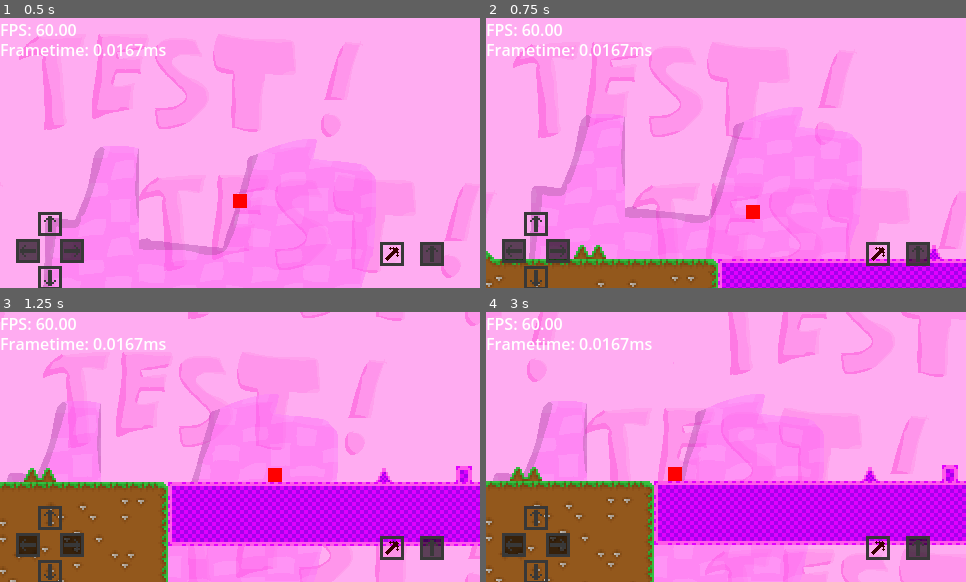
Above: before the commit, frames 1-4 (two rows, left to right).
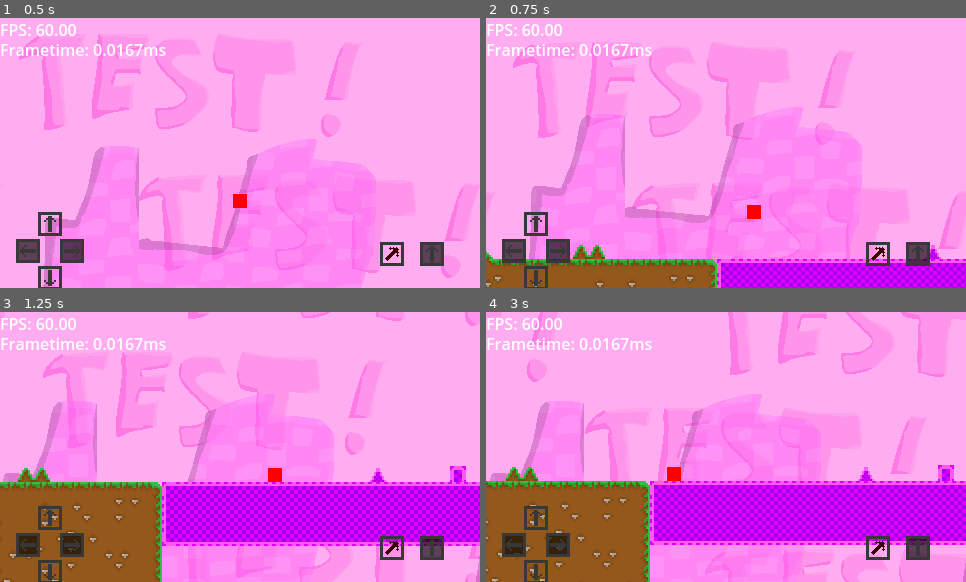
Above: after the commit, the same moments.

Repository: SanekGamer007/GodotPlatformer
Game: Godot game, scene res://Maps/test_map/test_map.tscn
Same seed, same stepped clock (60 frames per second), same inputs: the game is played once before the commit and once after it.
Inputs (mouse positions are in pixels of both pictures, inside the frame that each line leads up to):
- Up to frame 1 (0.5 s): no input
- Up to frame 2 (0.75 s): tap Enter (ui_accept) at 0.5 s; move the mouse to (831, 139) at 0.52 s; hold Right (ui_right) from 0.53 s (still down); tap Shift (dash) at 0.6 s; click (831, 139) at 0.67 s
- Up to frame 3 (1.25 s): keep holding Right (ui_right); tap Enter (ui_accept) at 0.77 s
- Up to frame 4 (3 s): release Right (ui_right) at 1.25 s; drag from (630, 460) to (764, 474) at 1.27 s; move the mouse to (774, 387) at 2.02 s; hold Left (ui_left) 2.03-2.75 s; tap Shift (dash) at 2.1 s; drag from (702, 501) to (582, 406) at 2.77 s

Frame 1 is identical in both runs. In frame 2, 1.7% of the frame differs, in the area x 0-100%, y 69-100%; in frame 3, 11%; in frame 4, 17%, in the area x 0-100%, y 30-100%.

Commit message:
fixed dashing.

Diff:
--- a/Objects/player/player.gd
+++ b/Objects/player/player.gd
@@ -8,7 +8,7 @@
 @export var mv_INITIAL_JUMP_HEIGHT: int = 120 ## Lowest Jump force.
 @export var mv_ADDITIONAL_JUMP_HEIGHT: int = 480 ## Highest Jump force.
 @export var mv_CELERATION_STEPS: int = 12 ## How much steps does it require for the player to come to stop / to full speed.
-@export var mv_DASHSPEED: Vector2 = Vector2(180, 220) ## WIP
+@export var mv_DASHSPEED: Vector2 = Vector2(200, 220) ## WIP
 @export var mv_SPEED_REDUCTION_RATE: int = 16 ## WIP
 @export var mv_SPEED_REDUCTION_RATE_AIR: int = 4 ## WIP
 var mv_ACCELERATION: int = mv_MAX_SPEED / mv_CELERATION_STEPS ## Acceleration.
@@ -39,13 +39,13 @@
 	if is_on_floor():
 		#print("can_jump: true")
 		can_jump = true
+		if abs(velocity.x) <= 130:
+			can_dash = true
 	else: # When on floor, dont process gravity.
 		#print("can_jump: false")
 		can_jump = false
 		velocity += get_gravity() * delta
 
-	if is_on_floor() && !was_on_floor:
-		can_dash = true
 	# Jumping
 	if Input.is_action_just_pressed("ui_accept") and can_jump:
 		velocity.y = -mv_INITIAL_JUMP_HEIGHT
@@ -79,9 +79,8 @@
 		velocity = velocity + (mv_DASHSPEED * dashdirection)
 		print(dashdirection)
 		can_dash = false
-		if is_on_floor():
-			get_node("DashTimer").start(0.5)
-			was_on_floor = is_on_floor()
+#		if is_on_floor():
+#			get_node("DashTimer").start(0.5)
 	move_and_slide()
 
 func reset():
